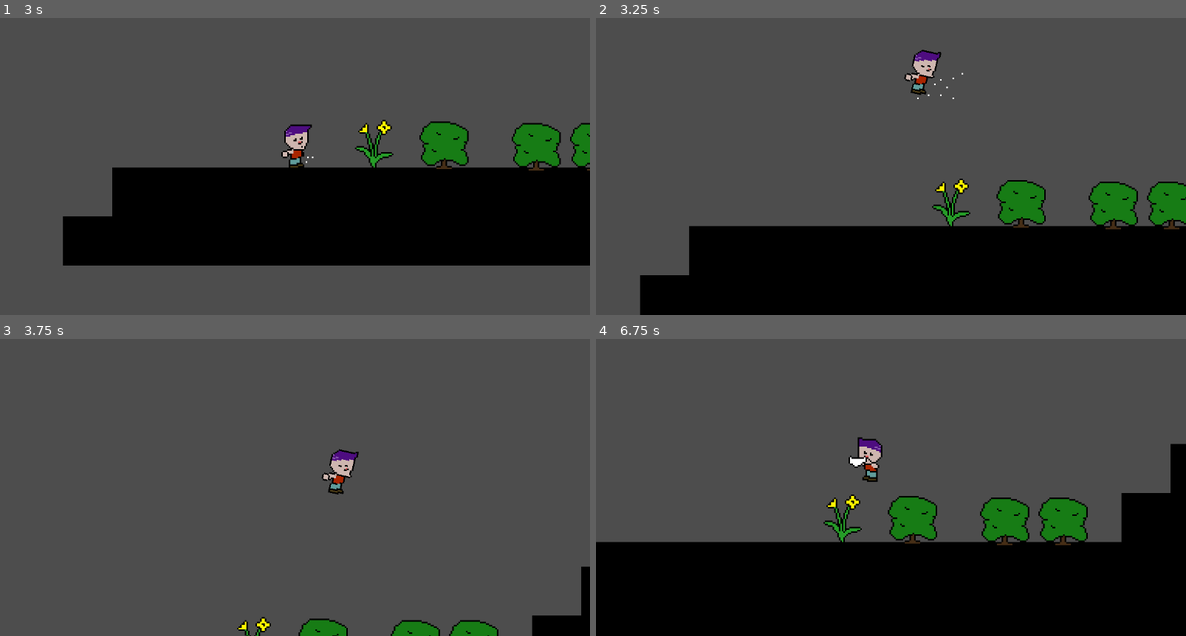
Above: before the commit, frames 1-4 (two rows, left to right).
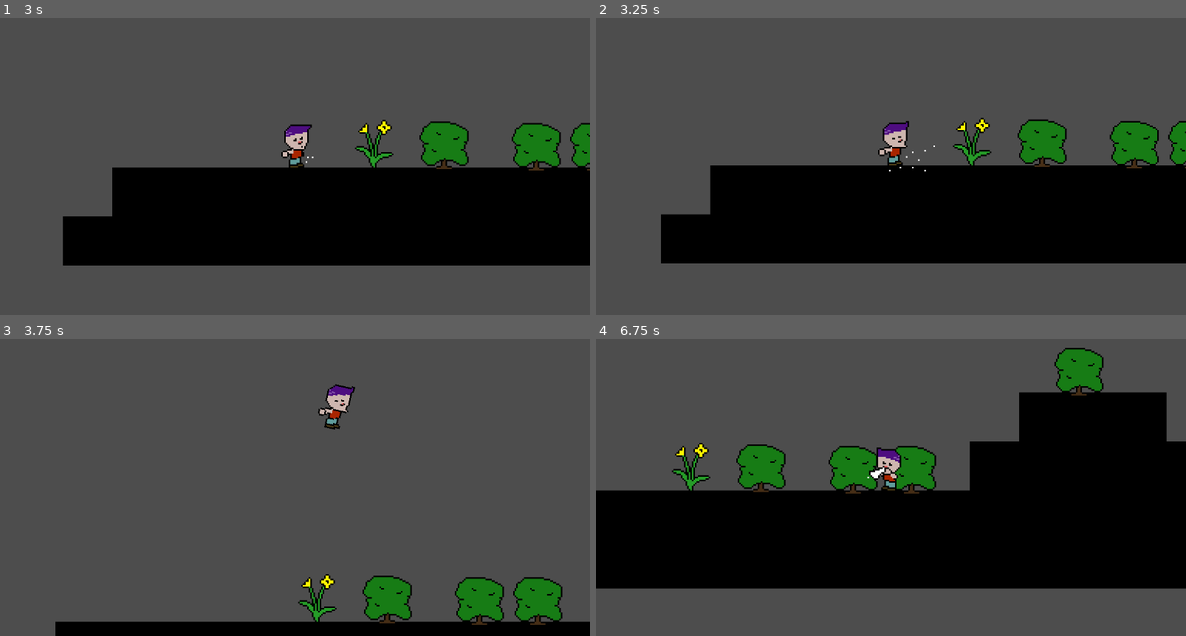
Above: after the commit, the same moments.

Repository: swordssnzdev/splat
Game: Godot game, scene res://scenes/scratch_level.tscn
Two runs of this game, one before a commit and one after it. Both use one fixed random seed, a clock stepped at 60 frames per second and the inputs below. Sound files missing from this copy of the repository are replaced by a short silence.
Inputs:
- Up to frame 1 (3 s): hold W (jump) 0.53-1.28 s; hold D (right) 0.53-2.03 s; tap Shift (blow) at 0.6, 1.55, 2.1, 2.85 s; tap W (jump) at 1.35, 1.52, 1.82 s; hold A (left) 2.03-2.78 s; hold W (jump) 2.03-2.78 s; hold D (right) from 2.78 s (still down)
- Up to frame 2 (3.25 s): keep holding D (right); tap W (jump) at 3.02 s
- Up to frame 3 (3.75 s): keep holding D (right); tap W (jump) at 3.32 s; hold W (jump) from 3.53 s (still down)
- Up to frame 4 (6.75 s): tap Q (debug_snz) at 4.15 s; release D (right) at 4.28 s; release W (jump) at 4.28 s; hold A (left) 4.28-5.03 s; tap Shift (blow) at 4.35, 5.1, 6.05, 6.6 s; tap W (jump) at 4.52, 4.82, 5.85, 6.02, 6.32 s; hold D (right) 5.03-5.78 s; hold W (jump) 5.03-5.78 s; hold A (left) from 5.78 s (still down); hold W (jump) from 6.53 s (still down)

Frame 1 is identical in both runs. In frame 2, 37% of the frame differs, in the area x 7-100%, y 10-100%; in frame 3, 8.9%; in frame 4, 46%, in the area x 0-100%, y 2-100%.

Commit message:
fine-tune the jump timing

Diff:
--- a/project.godot
+++ b/project.godot
@@ -18,6 +18,10 @@
 [dotnet]
 
 project/assembly_name="Splat"
+
+[editor]
+
+movie_writer/movie_file="C:/Users/jmp/OneDrive/Documents/splat/demos/video.avi"
 
 [input]
 
--- a/scenes/player.tscn
+++ b/scenes/player.tscn
@@ -61,6 +61,22 @@
 "values": [0]
 }
 
+[sub_resource type="Animation" id="Animation_rjav0"]
+resource_name = "blow"
+step = 0.1
+tracks/0/type = "value"
+tracks/0/imported = false
+tracks/0/enabled = true
+tracks/0/path = NodePath("Sprite2D:frame")
+tracks/0/interp = 1
+tracks/0/loop_wrap = true
+tracks/0/keys = {
+"times": PackedFloat32Array(0, 0.1, 0.2, 0.3, 0.4, 0.5, 0.6, 0.7, 0.8, 0.9),
+"transitions": PackedFloat32Array(1, 1, 1, 1, 1, 1, 1, 1, 1, 1),
+"update": 1,
+"values": [10, 11, 10, 11, 10, 11, 10, 11, 10, 11]
+}
+
 [sub_resource type="Animation" id="Animation_h28q1"]
 resource_name = "buildup"
 loop_mode = 1
@@ -95,6 +111,23 @@
 "values": [2, 3]
 }
 
+[sub_resource type="Animation" id="Animation_34r21"]
+resource_name = "no_snz"
+length = 0.5
+step = 0.05
+tracks/0/type = "value"
+tracks/0/imported = false
+tracks/0/enabled = true
+tracks/0/path = NodePath("Sprite2D:frame")
+tracks/0/interp = 1
+tracks/0/loop_wrap = true
+tracks/0/keys = {
+"times": PackedFloat32Array(0, 0.25),
+"transitions": PackedFloat32Array(1, 1),
+"update": 1,
+"values": [0, 1]
+}
+
 [sub_resource type="Animation" id="Animation_5gjw7"]
 resource_name = "recover"
 length = 0.8
@@ -112,6 +145,22 @@
 "values": [8, 9, 8, 9, 8, 9, 8, 9]
 }
 
+[sub_resource type="Animation" id="Animation_e85ns"]
+resource_name = "resnz"
+step = 0.1
+tracks/0/type = "value"
+tracks/0/imported = false
+tracks/0/enabled = true
+tracks/0/path = NodePath("Sprite2D:frame")
+tracks/0/interp = 1
+tracks/0/loop_wrap = true
+tracks/0/keys = {
+"times": PackedFloat32Array(0, 0.2, 0.5),
+"transitions": PackedFloat32Array(1, 1, 1),
+"update": 1,
+"values": [5, 6, 7]
+}
+
 [sub_resource type="Animation" id="Animation_a10tn"]
 resource_name = "snz"
 step = 0.1
@@ -126,55 +175,6 @@
 "transitions": PackedFloat32Array(1, 1),
 "update": 1,
 "values": [6, 7]
-}
-
-[sub_resource type="Animation" id="Animation_34r21"]
-resource_name = "no_snz"
-length = 0.5
-step = 0.05
-tracks/0/type = "value"
-tracks/0/imported = false
-tracks/0/enabled = true
-tracks/0/path = NodePath("Sprite2D:frame")
-tracks/0/interp = 1
-tracks/0/loop_wrap = true
-tracks/0/keys = {
-"times": PackedFloat32Array(0, 0.25),
-"transitions": PackedFloat32Array(1, 1),
-"update": 1,
-"values": [0, 1]
-}
-
-[sub_resource type="Animation" id="Animation_rjav0"]
-resource_name = "blow"
-step = 0.1
-tracks/0/type = "value"
-tracks/0/imported = false
-tracks/0/enabled = true
-tracks/0/path = NodePath("Sprite2D:frame")
-tracks/0/interp = 1
-tracks/0/loop_wrap = true
-tracks/0/keys = {
-"times": PackedFloat32Array(0, 0.1, 0.2, 0.3, 0.4, 0.5, 0.6, 0.7, 0.8, 0.9),
-"transitions": PackedFloat32Array(1, 1, 1, 1, 1, 1, 1, 1, 1, 1),
-"update": 1,
-"values": [10, 11, 10, 11, 10, 11, 10, 11, 10, 11]
-}
-
-[sub_resource type="Animation" id="Animation_e85ns"]
-resource_name = "resnz"
-step = 0.1
-tracks/0/type = "value"
-tracks/0/imported = false
-tracks/0/enabled = true
-tracks/0/path = NodePath("Sprite2D:frame")
-tracks/0/interp = 1
-tracks/0/loop_wrap = true
-tracks/0/keys = {
-"times": PackedFloat32Array(0, 0.2, 0.5),
-"transitions": PackedFloat32Array(1, 1, 1),
-"update": 1,
-"values": [5, 6, 7]
 }
 
 [sub_resource type="AnimationLibrary" id="AnimationLibrary_7kojh"]
@@ -330,6 +330,10 @@
 z_as_relative = false
 script = ExtResource("1_apf0w")
 
+[node name="SnzJumpTimer" type="Timer" parent="."]
+wait_time = 0.2
+one_shot = true
+
 [node name="CollisionShape2D" type="CollisionShape2D" parent="."]
 position = Vector2(0, -22)
 shape = SubResource("CapsuleShape2D_exri5")
--- a/scripts/player.gd
+++ b/scripts/player.gd
@@ -21,13 +21,15 @@
 @onready var buildup_audio_stream_player_2d: AudioStreamPlayer2D = $BuildupAudioStreamPlayer2D
 @onready var recover_audio_stream_player_2d: AudioStreamPlayer2D = $RecoverAudioStreamPlayer2D
 @onready var trigger_audio_stream_player_2d: AudioStreamPlayer2D = $TriggerAudioStreamPlayer2D
-
+@onready var snz_jump_timer: Timer = $SnzJumpTimer
 
 var state = State.NO_SNZ
 # Count down to snz
 var buildupProgress = BASE_BUILDUP_LENGTH
 # Count down to start of buildup
 var nextSnzProgress = BASE_SNZ_INTERVAL
+# Enough snz time has elapsed for the jump to start
+var canJump
 var vrotation = 0
 
 func _ready() -> void:
@@ -55,6 +57,7 @@
 			attacksnz_animation_player.play("spray")
 			animation_player.play("snz")
 			snz_audio_stream_player_2d.play()
+			snz_jump_timer.start()
 		State.RESNZ_GROUND:
 			sprite_2d.flip_h = !sprite_2d.flip_h
 			attacksnz_animation_player.stop()
@@ -122,7 +125,7 @@
 				animation_player.speed_scale = 1 # Reset
 				goToState(State.SNZ_GROUND)
 		State.SNZ_GROUND:
-			if Input.is_action_pressed("jump") and is_on_floor():
+			if Input.is_action_pressed("jump") && is_on_floor() && snz_jump_timer.is_stopped():
 				velocity.y = SNZ_JUMP_VELOCITY
 				velocity.x = direction * BASE_SPEED
 				goToState(State.SNZ_JUMP)
Not shown, changed: builds/Splat.exe
Not shown, added: demos/video.avi
